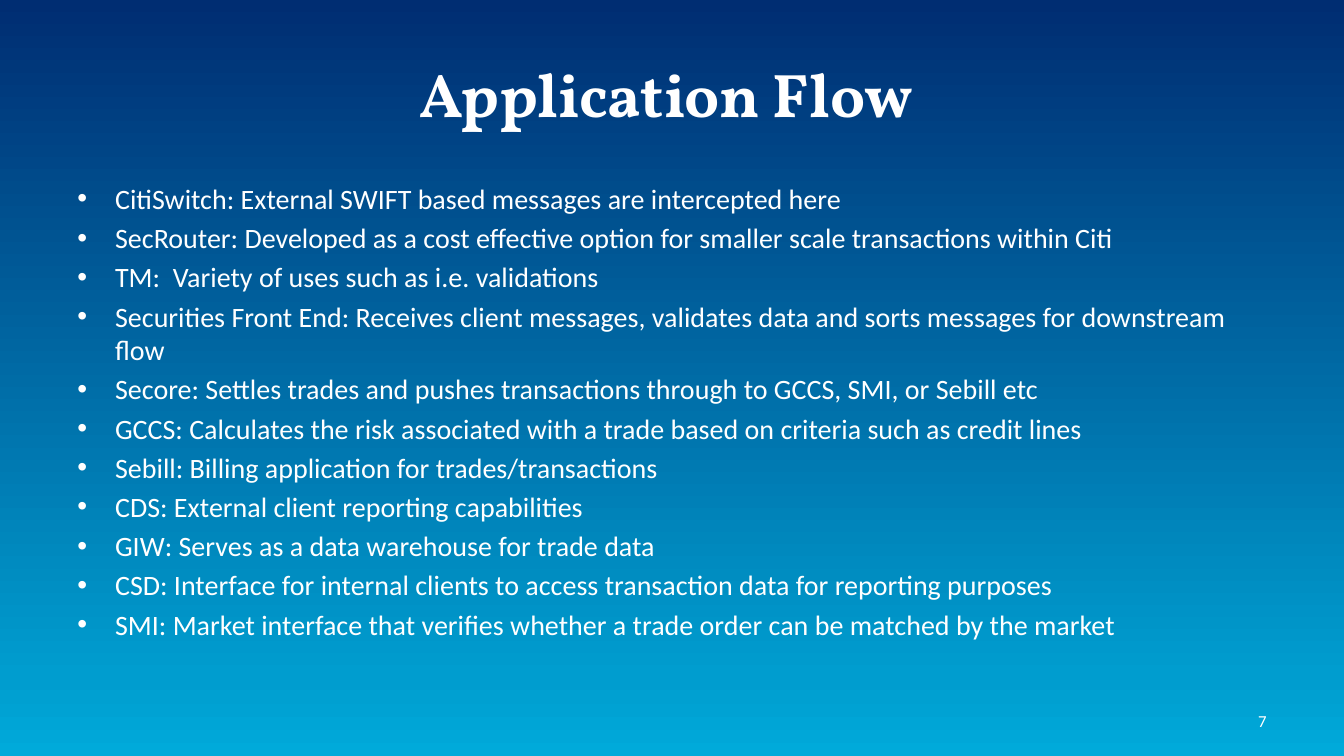
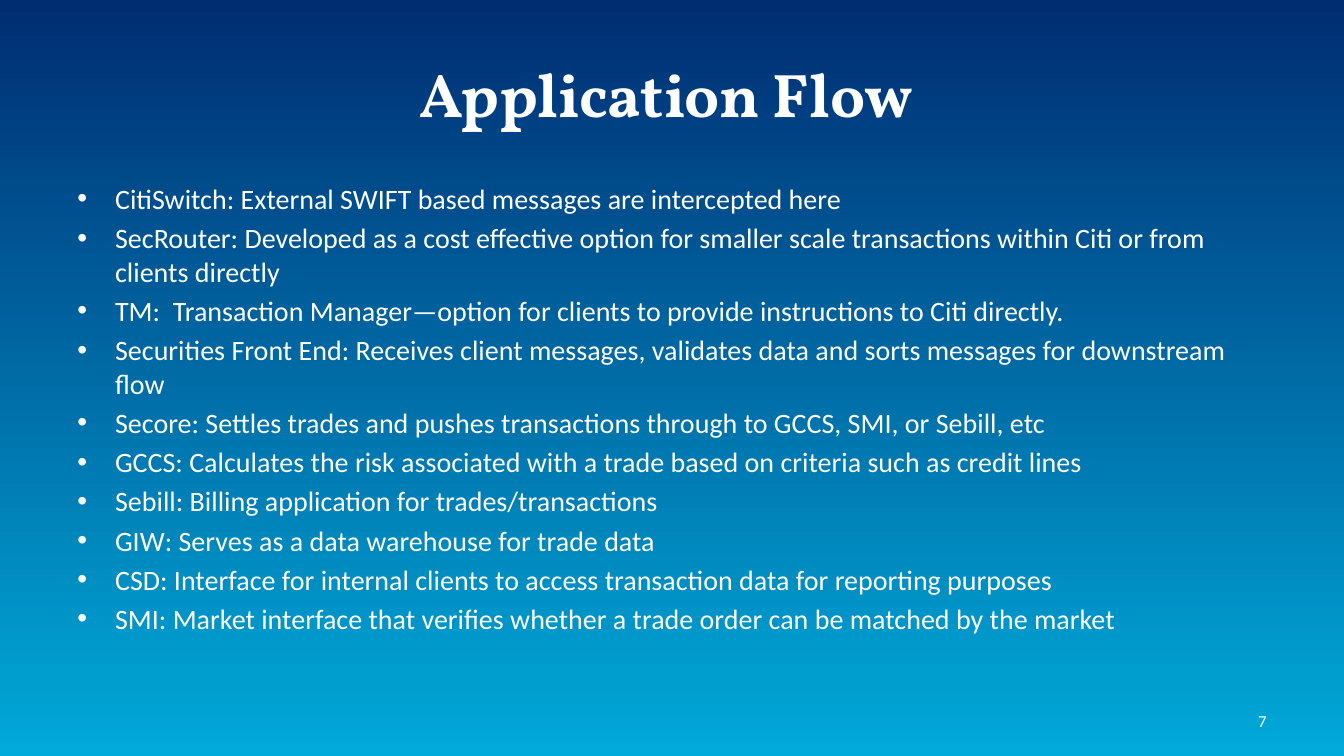
Before and after one commit to AsamiT/selflearn, a slide deck: slide 7 of InternProject.pptx. Drawn at 1344x756 pixels with LibreOffice and Linux fonts; fonts in the diff are those of the drawing. Boxes give left, top, right and bottom in pixels: in the first picture for what was removed or moved away, otherwise in the second. Text is boxed around its words. In the diff, an @@ line names an element or a change of style, - is before the commit and + after.

```diff
--- a/InternProject.pptx
+++ b/InternProject.pptx
@@ text at (115, 228, 1204, 326): text changed @@
-• SecRouter: Developed as a cost effective option for smaller scale transactions within Citi
-• TM: Variety of uses such as i.e. validations
+• SecRouter: Developed as a cost effective option for smaller scale transactions within Citi or from clients directly
+• TM: Transaction Manager—option for clients to provide instructions to Citi directly.
@@ text at (115, 413, 1045, 438): text changed @@
-• Secore: Settles trades and pushes transactions through to GCCS, SMI, or Sebill etc
+• Secore: Settles trades and pushes transactions through to GCCS, SMI, or Sebill, etc
@@ text at (115, 497, 583, 522): paragraph removed @@
-• CDS: External client reporting capabilities
```
Also in this commit, not shown: 8 other slides changed, 3 slides added.
